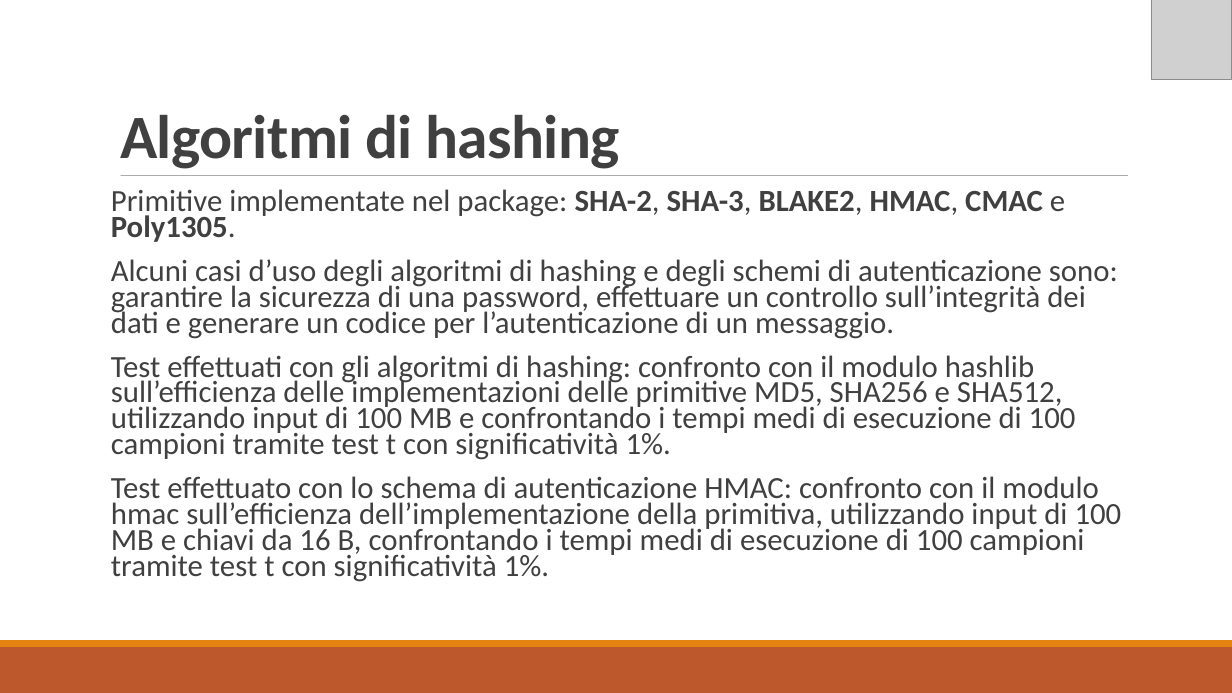
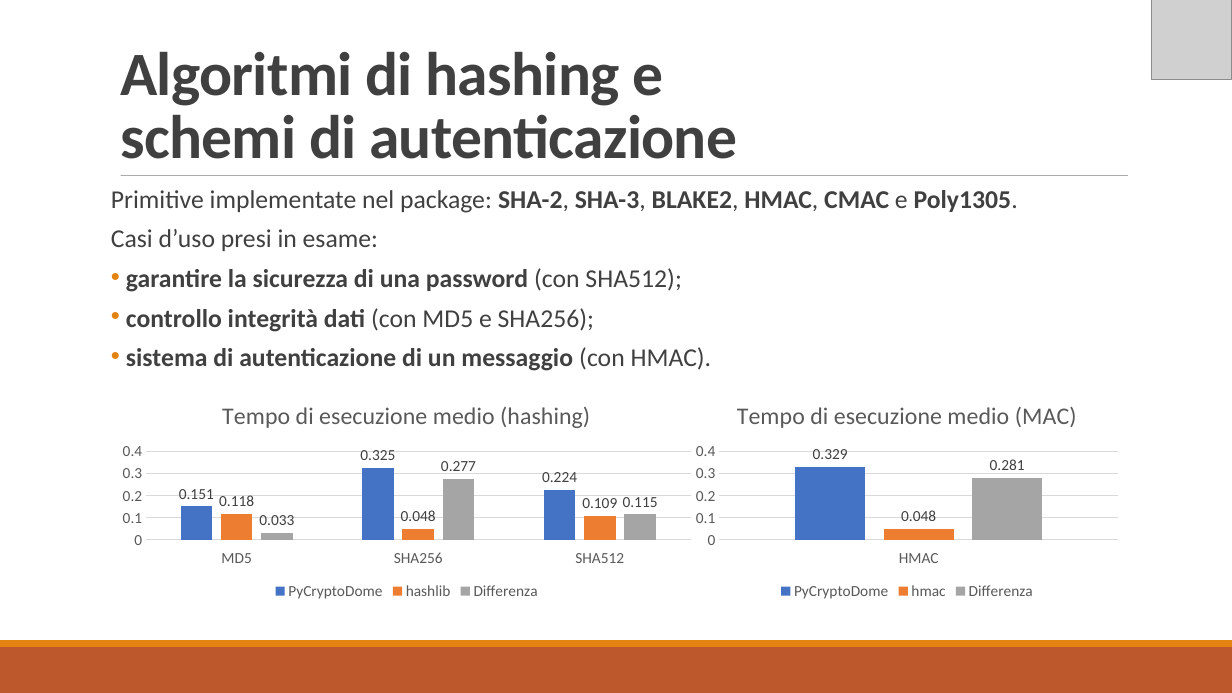
Before and after one commit to MickTK/ElaboratoFinale, a slide deck: slide 4 of Presentazione/Presentazione.odp. Drawn at 1232x693 pixels with LibreOffice and Linux fonts; fonts in the diff are those of the drawing; grey boxes stand for pictures. Boxes give left, top, right and bottom in pixels: in the first picture for what was removed or moved away, otherwise in the second. Text is boxed around its words. In the diff, an @@ line names an element or a change of style, - is before the commit and + after.

```diff
--- a/Presentazione/Presentazione.odp
+++ b/Presentazione/Presentazione.odp
@@ title at (120, 52, 737, 159): text changed @@
-Algoritmi di hashing
+Algoritmi di hashing e
+schemi di autenticazione
@@ text at (111, 190, 1018, 213): size 24 to 20 pt in "Primitive implementate nel package: SHA-2, SHA-3, BLAKE2, ..." @@
@@ text at (111, 229, 712, 371): text changed; size 24 to 20 pt; bold on @@
-Alcuni casi d’uso degli algoritmi di hashing e degli schemi di autenticazione sono: garantire la sicurezza di una password, effettuare un controllo sull’integrità dei dati e generare un codice per l’autenticazione di un messaggio.
-Test effettuati con gli algoritmi di hashing: confronto con il modulo hashlib sull’efficienza delle implementazioni delle primitive MD5, SHA256 e SHA512, utilizzando input di 100 MB e confrontando i tempi medi di esecuzione di 100 campioni tramite test t con significatività 1%.
-Test effettuato con lo schema di autenticazione HMAC: confronto con il modulo hmac sull’efficienza dell’implementazione della primitiva, utilizzando input di 100 MB e chiavi da 16 B, confrontando i tempi medi di esecuzione di 100 campioni tramite test t con significatività 1%.
+Casi d’uso presi in esame:
+• garantire la sicurezza di una password (con SHA512);
+• controllo integrità dati (con MD5 e SHA256);
+• sistema di autenticazione di un messaggio (con HMAC).
@@ column chart added at (111, 384, 702, 604) @@
+title "Tempo di esecuzione medio (hashing)"
+categories: MD5, SHA256, SHA512
+PyCryptoDome: 0.151, 0.325, 0.224
+hashlib: 0.118, 0.048, 0.109
+Differenza: 0.033, 0.277, 0.115
@@ column chart added at (688, 384, 1128, 604) @@
+title "Tempo di esecuzione medio (MAC)"
+categories: HMAC
+PyCryptoDome: 0.329
+hmac: 0.048
+Differenza: 0.281
```
Also in this commit, not shown: 8 other slides changed, 1 slide added, 7 slides removed, 7 other files.
